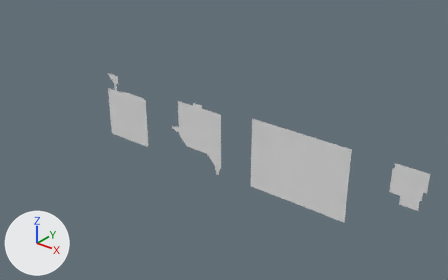
Two versions of the OBJ model Assets/Tiled2Unity/Meshes/mapa.obj, one commit apart.
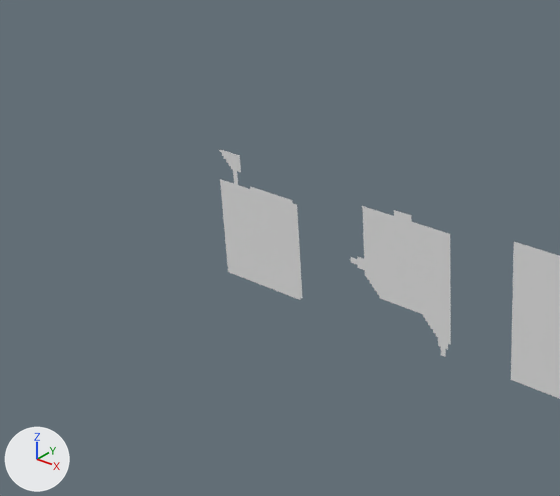
There are two pictures of each version: one whole from a 50 mm camera at (27.6, -85.1, 46.3) aimed at (-45.7, 6.4, -10.4), one close up on the part from 0% to 61% of the width and 0% to 87% of the height. Arrows for +X, +Y and +Z are at lower left; the lights stay in place. Where no turn or scale is listed for an object, it has been applied to the vertices.

Names of what the first close-up shows: 'mapa'.
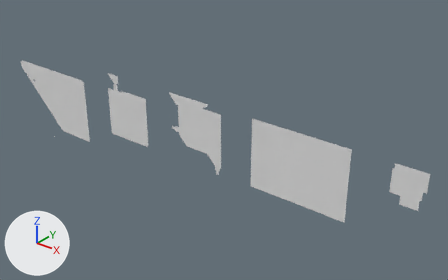
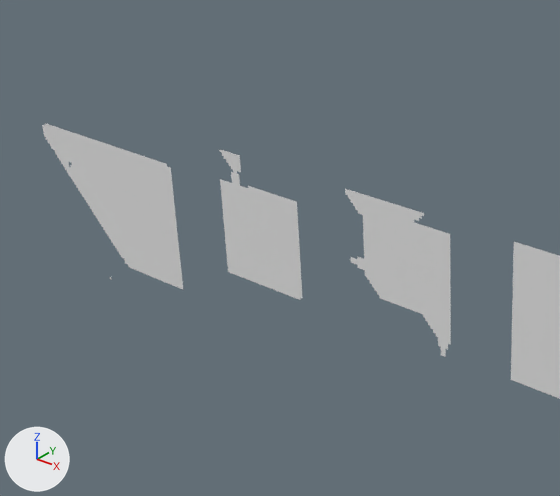
What differs and where, as boxes [x1, y1, x2, y2] in the close-ups (560 x 496 px):
'mapa', reshaped
    before: [219, 149, 560, 399]
    after: [42, 123, 560, 399]
part 1 of me_mapa, added
    after: [42, 123, 183, 290]
part 2 of me_mapa, added
    after: [110, 172, 424, 280]

Edits to the bpy script that builds the scene:
```text
Change me_mapa:
    used by ob_mapa; location = (0.0, 0.0, 0.0)
    remove me_mapa.from_pydata(...)  # 6068 vertices, 5737 faces; spans x -73.6..0.0, y 0.0, z -14.7..0.0
    add me_mapa.from_pydata(...)  # 9106 vertices, 8630 faces; spans x -106.2..0.0, y 0.0, z -22.4..0.0
    me_mapa part 1: a new loose piece of 2897 vertices spanning x -106.2..-81.9, y 0.0, z -19.5..-3.8
    me_mapa part 2
    121 vertices are added at x -96.3..-44.5, y 0.0, z -22.4..0.0
    14 new vertices lie (0.0, 0.0, 0.4) away from vertices in x -52.5..-45.8, y 0.0, z -1.0
    6 new vertices lie (-0.4, 0.0, 0.0) away from vertices in x -53.4, y 0.0, z -1.6..0.0
    125 new faces join them
```
